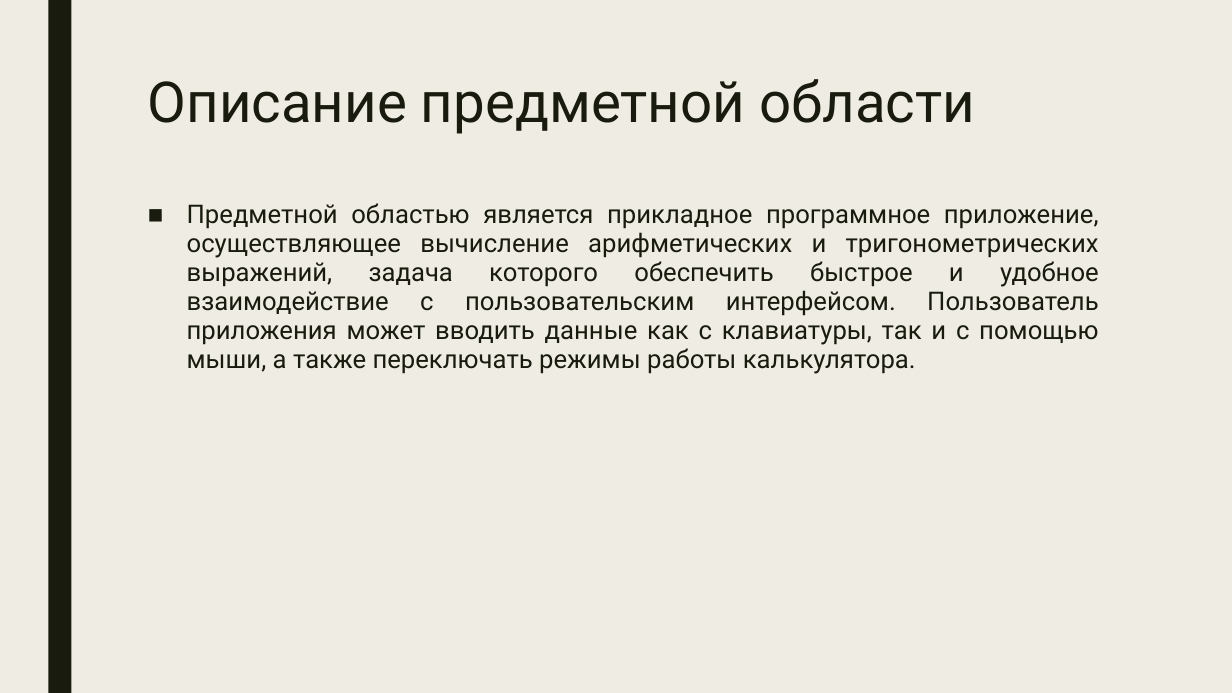
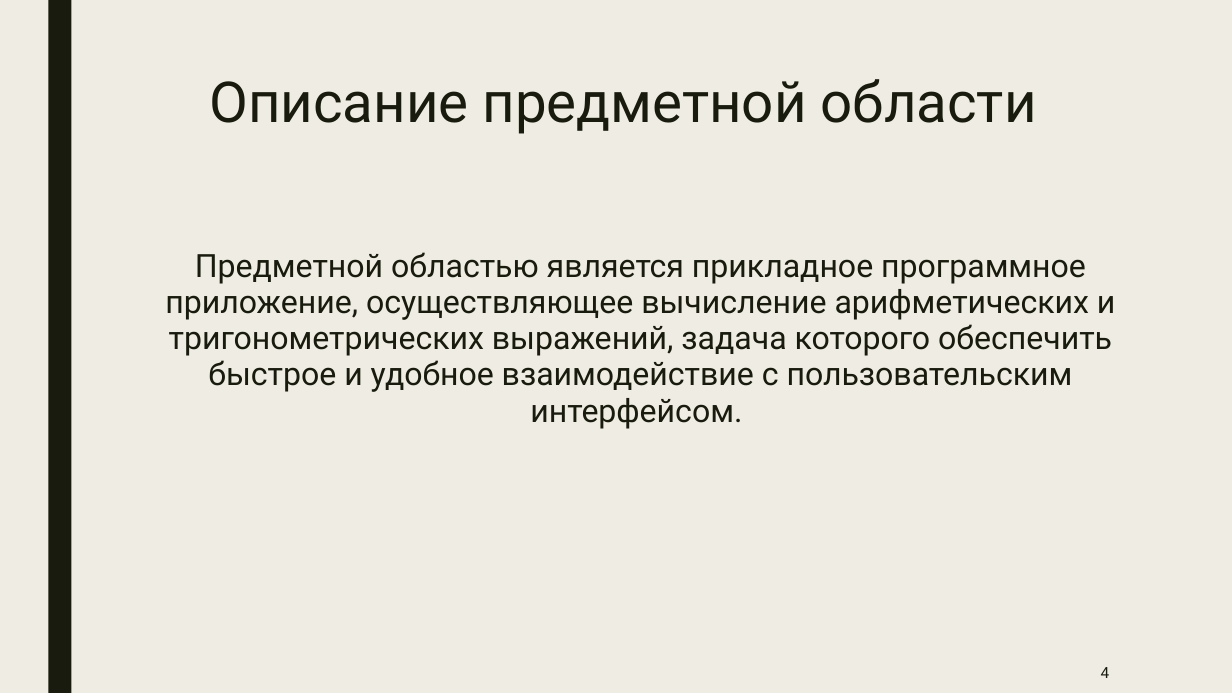
Before and after one commit to romankuz19/-, a slide deck: slide 4 of Презентация для защиты курсовой.pptx. Drawn at 1232x693 pixels with LibreOffice and Linux fonts; fonts in the diff are those of the drawing. Boxes give left, top, right and bottom in pixels: in the first picture for what was removed or moved away, otherwise in the second. Text is boxed around its words. In the diff, an @@ line names an element or a change of style, - is before the commit and + after.

```diff
--- a/Презентация для защиты курсовой.pptx
+++ b/Презентация для защиты курсовой.pptx
@@ title "Описание предметной области" at box(209, 79, 1037, 134): alignment left to centre @@
@@ text at box(165, 252, 1116, 429): text changed; size 20 to 25 pt @@
-■ Предметной областью является прикладное программное приложение, осуществляющее вычисление арифметических и тригонометрических выражений, задача которого обеспечить быстрое и удобное взаимодействие с пользовательским интерфейсом. Пользователь приложения может вводить данные как с клавиатуры, так и с помощью мыши, а также переключать режимы работы калькулятора.
+Предметной областью является прикладное программное приложение, осуществляющее вычисление арифметических и тригонометрических выражений, задача которого обеспечить быстрое и удобное взаимодействие с пользовательским интерфейсом.
@@ page number added at box(1101, 667, 1110, 678), 12 pt, text #191B0E @@
+4
```
Also in this commit, not shown: 9 other slides changed, 1 slide added, 3 slides removed, 5 other files.
